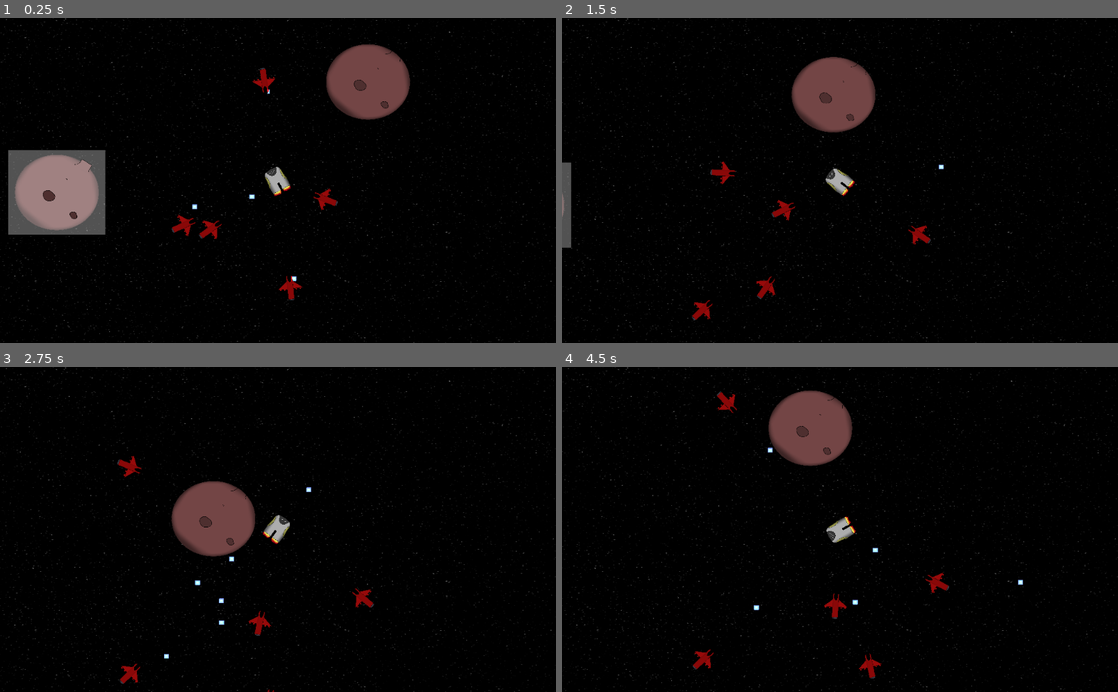
Above: before the commit, frames 1-4 (two rows, left to right).
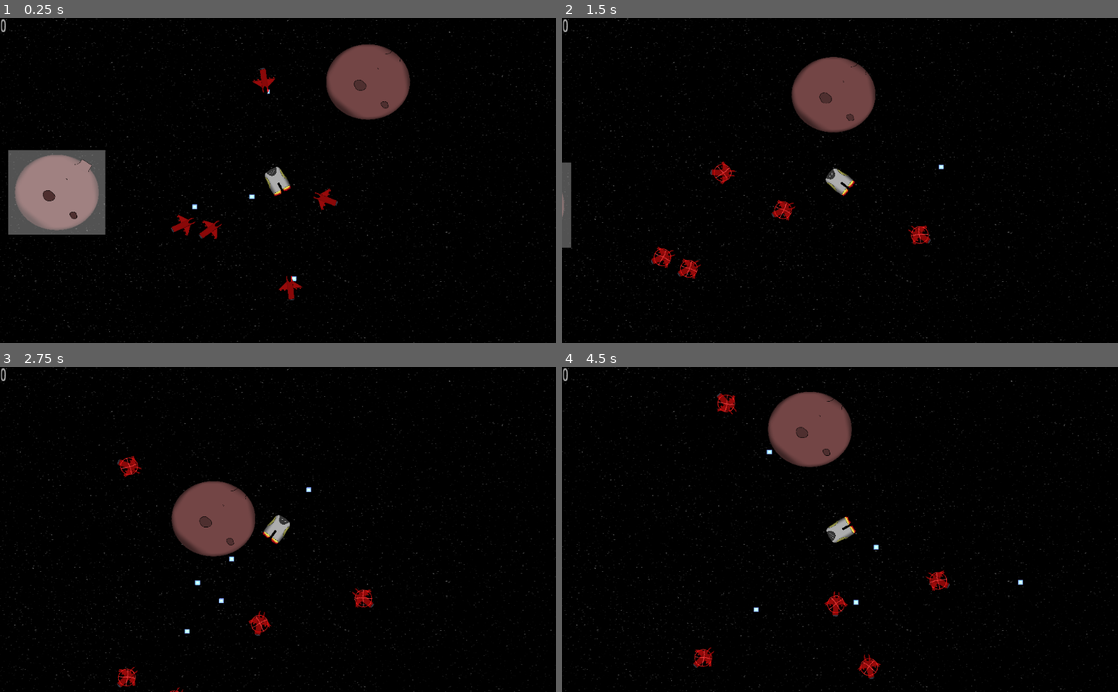
Above: after the commit, the same moments.

Repository: MichaelTonkin/Friendly-Ships
Game: Godot game, scene res://Scenes/MainGame.tscn
Two runs of this game, one before a commit and one after it. Both use one fixed random seed, a clock stepped at 60 frames per second and the inputs below. The engine's default icon, where the game draws it, is replaced by a stand-in: a white triangle on a blue panel in a dark square.
Inputs (mouse positions are in pixels of both pictures, inside the frame that each line leads up to):
- Up to frame 1 (0.25 s): no input
- Up to frame 2 (1.5 s): move the mouse to (962, 164) at 0.52 s; hold W (move_up) 0.53-1.28 s; click (962, 164) at 0.6 s; tap Space (space_bar) at 0.8, 1.35 s; move the mouse to (728, 196) at 1.27 s
- Up to frame 3 (2.75 s): click (166, 545) at 1.55 s; move the mouse to (333, 458) at 2.02 s; hold W (move_up) from 2.03 s (still down); click (333, 458) at 2.1 s; tap Space (space_bar) at 2.3 s
- Up to frame 4 (4.5 s): move the mouse to (812, 594) at 2.77 s; tap Space (space_bar) at 2.85, 3.8, 4.35 s; click (812, 594) at 3.05 s; move the mouse to (1006, 578) at 3.52 s; release W (move_up) at 3.53 s; click (1006, 578) at 3.6 s; move the mouse to (673, 480) at 4.27 s

The runs differ from the first frame. In frame 1, less than 0.1% of the frame differs, in the area x 0-36%, y 0-68%; in frame 2, 0.7%; in frame 3, 0.4%; in frame 4, 0.9%, in the area x 0-70%, y 0-96%.

Commit message:
Sounds added and bug fixes

Diff:
--- a/Scenes/Enemy.tscn
+++ b/Scenes/Enemy.tscn
@@ -1,7 +1,9 @@
-[gd_scene load_steps=5 format=2]
+[gd_scene load_steps=7 format=2]
 
 [ext_resource path="res://Scripts/Enemy.gd" type="Script" id=1]
 [ext_resource path="res://Textures/enemy_tex_3.png" type="Texture" id=2]
+[ext_resource path="res://Textures/ally_tex_1.png" type="Texture" id=3]
+[ext_resource path="res://Sounds/laser.wav" type="AudioStream" id=4]
 
 [sub_resource type="SpriteFrames" id=1]
 animations = [ {
@@ -9,10 +11,15 @@
 "loop": true,
 "name": "default",
 "speed": 5.0
+}, {
+"frames": [ ExtResource( 3 ) ],
+"loop": true,
+"name": "ally",
+"speed": 5.0
 } ]
 
 [sub_resource type="CircleShape2D" id=2]
-radius = 5.06391
+radius = 7.04875
 
 [node name="Enemy" type="KinematicBody2D"]
 z_as_relative = false
@@ -29,5 +36,11 @@
 
 [node name="Enemy_col" type="CollisionShape2D" parent="."]
 position = Vector2( -0.205303, 0.43941 )
-scale = Vector2( 7.96894, 10.9401 )
+scale = Vector2( 7.96894, 6.4601 )
 shape = SubResource( 2 )
+
+[node name="Status_tex" type="Sprite" parent="."]
+
+[node name="pew" type="AudioStreamPlayer2D" parent="."]
+stream = ExtResource( 4 )
+volume_db = -35.34
--- /dev/null
+++ b/Scenes/Game_Timer.tscn
@@ -0,0 +1,4 @@
+[gd_scene format=2]
+
+[node name="Game_Timer" type="Timer"]
+autostart = true
--- a/Scenes/MainGame.tscn
+++ b/Scenes/MainGame.tscn
@@ -1,13 +1,14 @@
-[gd_scene load_steps=11 format=2]
+[gd_scene load_steps=12 format=2]
 
 [ext_resource path="res://scripts/MainGame.gd" type="Script" id=1]
 [ext_resource path="res://Scenes/Player.gd" type="Script" id=2]
 [ext_resource path="res://Textures/player_ship_move1.png" type="Texture" id=3]
 [ext_resource path="res://Textures/player_ship_move2.png" type="Texture" id=4]
-[ext_resource path="res://Textures/Sky_tex.png" type="Texture" id=5]
-[ext_resource path="res://Sounds/Music/Background.ogg" type="AudioStream" id=6]
-[ext_resource path="res://Textures/Scenery/Asteroid_1.png" type="Texture" id=7]
-[ext_resource path="res://Textures/Scenery/Asteroid_2.png" type="Texture" id=8]
+[ext_resource path="res://Sounds/laser.wav" type="AudioStream" id=5]
+[ext_resource path="res://Textures/Sky_tex.png" type="Texture" id=6]
+[ext_resource path="res://Sounds/Music/Background.ogg" type="AudioStream" id=7]
+[ext_resource path="res://Textures/Scenery/Asteroid_1.png" type="Texture" id=8]
+[ext_resource path="res://Textures/Scenery/Asteroid_2.png" type="Texture" id=9]
 
 [sub_resource type="SpriteFrames" id=1]
 animations = [ {
@@ -30,6 +31,7 @@
 [node name="Player_tex" type="AnimatedSprite" parent="Player"]
 rotation = 1.5708
 scale = Vector2( 0.166, 0.135714 )
+z_index = 2
 frames = SubResource( 1 )
 animation = "fly"
 
@@ -41,23 +43,34 @@
 current = true
 zoom = Vector2( 2, 2 )
 
+[node name="pew" type="AudioStreamPlayer2D" parent="Player"]
+stream = ExtResource( 5 )
+volume_db = -35.34
+
 [node name="ParallaxBackground" type="ParallaxBackground" parent="."]
 
 [node name="space_tex" type="Sprite" parent="ParallaxBackground"]
 position = Vector2( 495.796, 291.255 )
 scale = Vector2( 1.14202, 0.72108 )
-texture = ExtResource( 5 )
+texture = ExtResource( 6 )
+
+[node name="UI_score" type="Label" parent="ParallaxBackground"]
+margin_right = 40.0
+margin_bottom = 14.0
+rect_scale = Vector2( 1.51044, 2.3866 )
+text = "0"
 
 [node name="AudioStreamPlayer" type="AudioStreamPlayer" parent="."]
-stream = ExtResource( 6 )
+stream = ExtResource( 7 )
+volume_db = -25.243
 autoplay = true
 
 [node name="Asteroid_1" type="Sprite" parent="."]
 position = Vector2( -320.911, 343.467 )
 scale = Vector2( 0.358178, 0.313066 )
-texture = ExtResource( 7 )
+texture = ExtResource( 8 )
 
 [node name="Asteroid_2" type="Sprite" parent="."]
 position = Vector2( 825.346, -64.5923 )
 scale = Vector2( 0.358178, 0.313066 )
-texture = ExtResource( 8 )
+texture = ExtResource( 9 )
--- a/Scenes/Menus/Store.gd
+++ b/Scenes/Menus/Store.gd
@@ -1,8 +1,7 @@
 extends Control
 
-onready var main = load("res://Scripts/MainGame.gd")
+#onready var main = load("res://Scripts/MainGame.gd")
 
 func _ready():
-
-	print(main.score)
-	#get_node("Score_actual").set_text(str(main.score))
+	print(Globals.score)
+	get_node("Score_actual").set_text(str(Globals.score))
--- a/Scenes/Player.gd
+++ b/Scenes/Player.gd
@@ -49,6 +49,8 @@
 		globalMouse = get_global_mouse_position()
 		fireDest = (globalMouse - position).normalized()
 
+		$pew.play()
+
 		var l = laser.instance()
 		get_tree().get_root().add_child(l)
 		l.add_collision_exception_with(self)
--- a/Scripts/Bullet.gd
+++ b/Scripts/Bullet.gd
@@ -16,10 +16,16 @@
 	#this is what we will do if a collision is detected
 	if collision:
 		#check to see if an enemy was shooting
+		#alive1 = shooter, alive2 = target
 		alive1 = weakref(shooter)
 		alive2 = weakref(collision.collider)
+
+		#if another enemy ship has been hit, ignore it. Otherwise, reduce the target's health
 		if(alive1.get_ref() and alive2.get_ref()):
 			if((alive1.get_ref().has_method("isEnemy")) and (alive2.get_ref().has_method("isEnemy"))): #if an enemy bullet hits another enemy, ignore it
+				if(!alive2.get_ref().isEnemy()):#check if target is an ally with the player
+					collision.collider.setHealth(collision.collider.getHealth() - 50)
+					queue_free()
 				queue_free()
 			else:
 				if(collision.collider == shooter):
--- a/Scripts/Enemy.gd
+++ b/Scripts/Enemy.gd
@@ -10,6 +10,10 @@
 var reloading = 0.0
 var RELOAD_TIME = 2.0
 var attFormation
+var distance2Player
+
+onready var aFail = preload("res://Textures/ally_fail.png")
+onready var aPass = preload("res://Textures/ally_success.png")
 onready var laser = preload("res://Scenes/Bullets.tscn")
 #onready var main = load("res://Scripts/MainGame.gd")
 var main
@@ -23,8 +27,7 @@
 	rand2 = rand_range(rand_range(-600, -500), rand_range(500, 600))
 	#check if this entity could be friendly
 	var alignCheck = rand_range(0, 100)
-	if(alignCheck <=20):
-		print(friendly)
+	if(alignCheck <=30):
 		friendly = true
 
 func _process(delta):
@@ -32,13 +35,13 @@
 	attempt_align_shift()
 
 	if(health <= 0):
-		main.score += 100
 		main.numShipsOnScreen -=1
 		self.queue_free()
 
 func _physics_process(delta):
 	aim_and_move(delta)
 	open_fire(delta)
+	ally_score_contribute(delta)
 
 #function: aim_and_move
 #description: handles the ship moving towards the player and aiming
@@ -48,7 +51,7 @@
 
 	#if the entity is an ally make it follow right behind the player
 	if(ally == true):
-		move_and_collide((playerPos) * speed * delta)
+		move_and_collide((playerPos) * (speed+1100) * delta)
 	else:
 		attFormation = (((player.location - Vector2(rand1, rand2)) - self.position).normalized()*0.1)
 		move_and_collide((attFormation) * (speed+1000) * delta)
@@ -65,18 +68,38 @@
 		l.set_position(self.position)
 		l.set_direction((fireDest * (speed+3000)) * delta)
 
+		$pew.play()
+
 		reloading = RELOAD_TIME
-		#might as well use this space to check for player conversion attempts
-		if(fireDest < Vector2(100, 100) and friendly == true):
-			ally = true
 
 	reloading -= delta
 
+#function:attempt_align_shift
+#description: If a player hits spacebar and is close enough to a potentially friendly ship, that ship will turn into an ally
+#This method hanldes ally transformation.
 func attempt_align_shift():
-	if(Input.is_action_just_pressed("space_bar") and friendly):
+
+	distance2Player = self.get_global_position().distance_to(player.get_position())
+
+	if(Input.is_action_just_pressed("space_bar") and friendly and (distance2Player<10)):
 		ally = true
+		main.numShipsOnScreen -=1
 		$Enemy_tex.stop()
 		$Enemy_tex.play("ally")
+	if(Input.is_action_just_pressed("space_bar") and !friendly):
+		$Status_tex.set_texture(aFail)
+
+func ally_score_contribute(delta):
+	if(ally):
+		if(reloading <= 0.0):
+			Globals.score += 100
+			reloading = RELOAD_TIME
+		reloading -= delta
+
+		#also using this space to make sure animation is working properly
+
+		if($Enemy_tex.get_animation() == "default"):
+			$Enemy_tex.play("ally")
 
 func setHealth(var num):
 	health = num
@@ -85,4 +108,4 @@
 	return health
 
 func isEnemy():
-	return true
+	return !ally
--- /dev/null
+++ b/Scripts/Globals.gd
@@ -0,0 +1,6 @@
+extends Node
+
+var score = 0
+
+func _ready():
+	pass
--- a/Scripts/MainGame.gd
+++ b/Scripts/MainGame.gd
@@ -4,7 +4,6 @@
 extends Node2D
 
 onready var ship = load("res://Scenes/Enemy.tscn")
-var score = 0
 var numShipsOnScreen = 0 #the number of ships currently in the game
 var randomLoc
 
@@ -13,6 +12,7 @@
 
 func _process(delta):
 	spawn_ships()
+	get_node("ParallaxBackground/UI_score").set_text(str(Globals.score))
 
 #function: ship_spawner
 #Description: called when a new ship needs to be spawned.
@@ -31,7 +31,7 @@
 	#if score is < 500 spawn 5 ships
 	if((numShipsOnScreen < 5)):
 		ship_spawner()
-	if( (score > 500) and (numShipsOnScreen < 7) ): ship_spawner()
-	if( (score > 1000) and (numShipsOnScreen < 10) ): ship_spawner()
-	if( (score > 2000) and (numShipsOnScreen < 13) ): ship_spawner()
-	if( (score > 4000) and (numShipsOnScreen < 15) ): ship_spawner()
+	if( (Globals.score > 500) and (numShipsOnScreen < 7) ): ship_spawner()
+	if( (Globals.score > 1000) and (numShipsOnScreen < 10) ): ship_spawner()
+	if( (Globals.score > 2000) and (numShipsOnScreen < 13) ): ship_spawner()
+	if( (Globals.score > 4000) and (numShipsOnScreen < 15) ): ship_spawner()
--- a/project.godot
+++ b/project.godot
@@ -18,6 +18,11 @@
 config/name="Friendly Ships"
 run/main_scene="res://Scenes/MainGame.tscn"
 config/icon="res://icon.png"
+
+[autoload]
+
+Globals="*res://Scripts/Globals.gd"
+Game_Timer="*res://Scenes/Game_Timer.tscn"
 
 [input]
 
Not shown, added: Sounds/laser.wav.import
Binary file added: Textures/ally_fail.png
Not shown, added: Textures/ally_fail.png.import
Binary file added: Textures/ally_success.png
Not shown, added: Textures/ally_success.png.import
Not shown, added: Sounds/laser.wav
